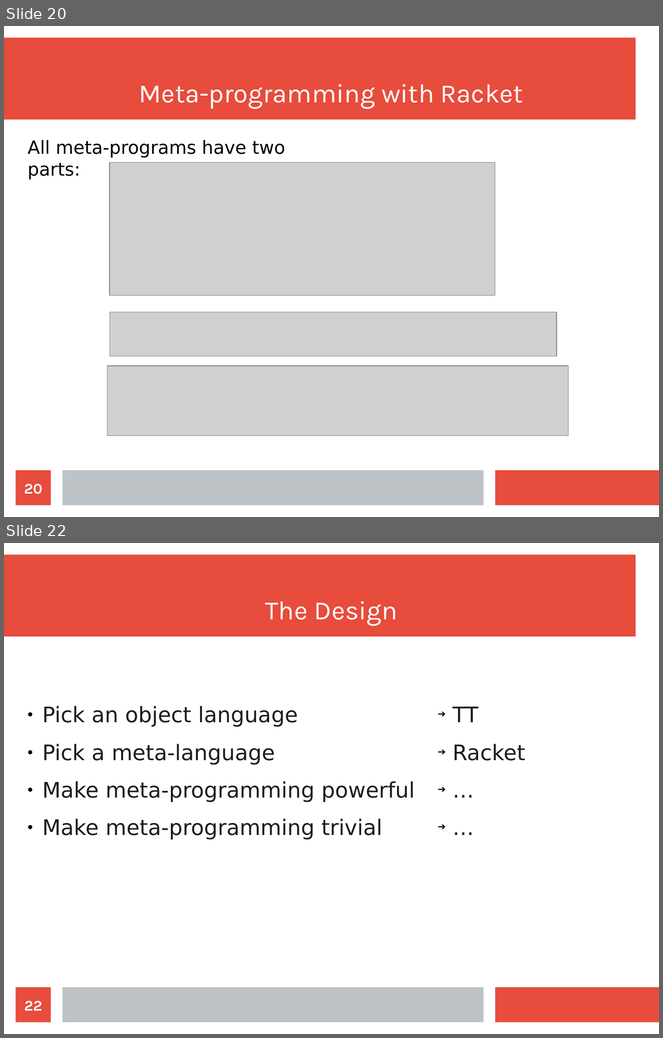
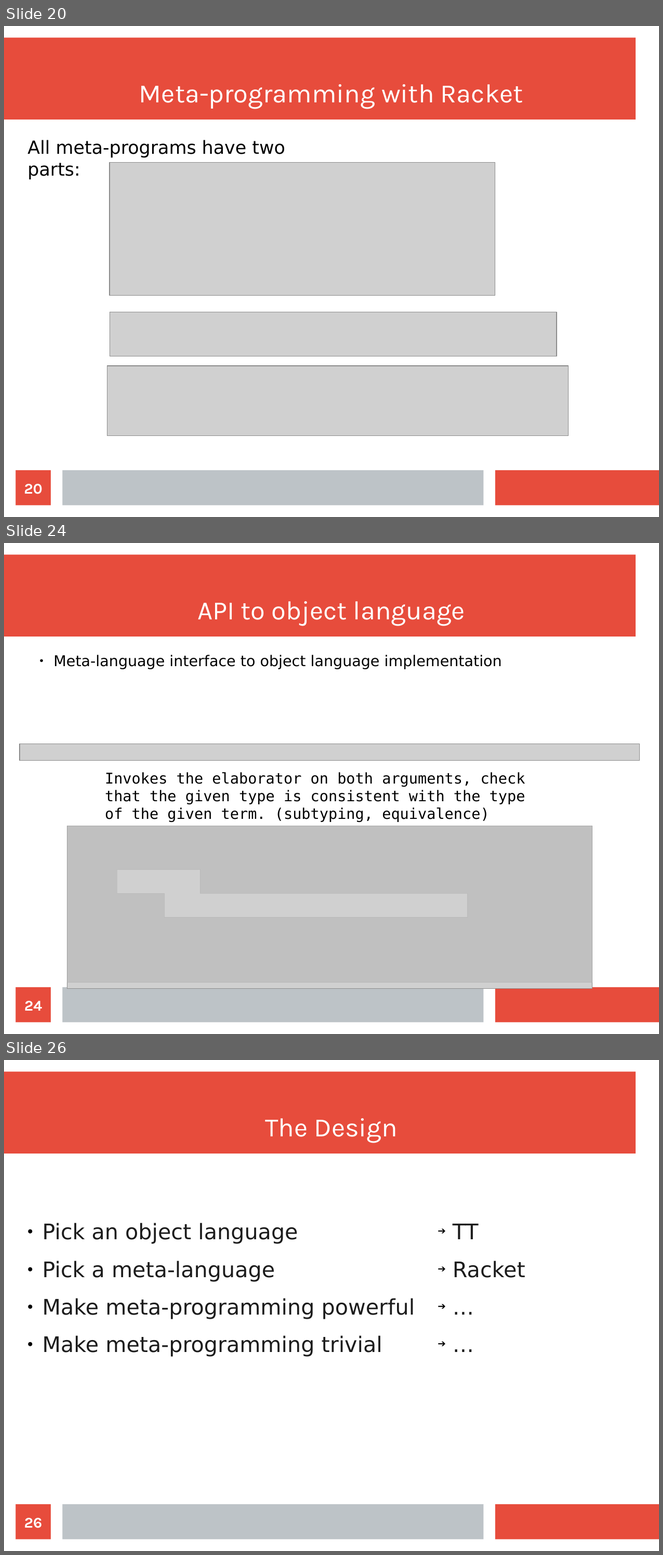
Before and after one commit to wilbowma/cur, a slide deck: hope-2016/slides.odp. Shown one above the other, each under a label of ours: slides 20 and 22 before the commit, slides 20, 24 and 26 after it; the slides between them are not shown. The pictures are 663x1038 and 663x1555 pixels, drawn with LibreOffice and Linux fonts; fonts in the diff are those of the drawing; grey boxes stand for pictures. Boxes give left, top, right and bottom in pixels: in the first picture for what was removed or moved away, otherwise in the second. Text is boxed around its words. In the diff, an @@ line names an element or a change of style, - is before the commit and + after.

```diff
--- a/hope-2016/slides.odp
+++ b/hope-2016/slides.odp
@@ slide 24 added at bbox=[4, 543, 659, 1034], background #FFFFFF; not listed: 3 template elements that a slide beside it also shows @@
@@ title added at bbox=[197, 601, 465, 626], 32 pt, text #FFFFFF @@
+API to object language
@@ text added at bbox=[53, 655, 502, 669], 18 pt, text #000000 @@
+● Meta-language interface to object language implementation
@@ picture added at bbox=[20, 744, 640, 760] @@
@@ text added at bbox=[105, 772, 526, 822], 18 pt, text #000000 @@
+Invokes the elaborator on both arguments, check that the given type is consistent with the type of the given term. (subtyping, equivalence)
@@ picture added at bbox=[67, 826, 593, 989] @@
@@ freeform shape added at bbox=[67, 826, 593, 983], fill #B2B2B2 at 50% opacity, outline #B2B2B2 0 pt @@
@@ page number added at bbox=[16, 988, 51, 1023], fill #E74C3C, 18 pt, text #FFFFFF, bold @@
+24
@@ what was slide 22 is now slide 26 @@
@@ page number at bbox=[24, 1518, 42, 1529]: text changed @@
-22
+26
```
Also in this commit, not shown: 6 slides changed, 3 other slides added, 1 other file.
